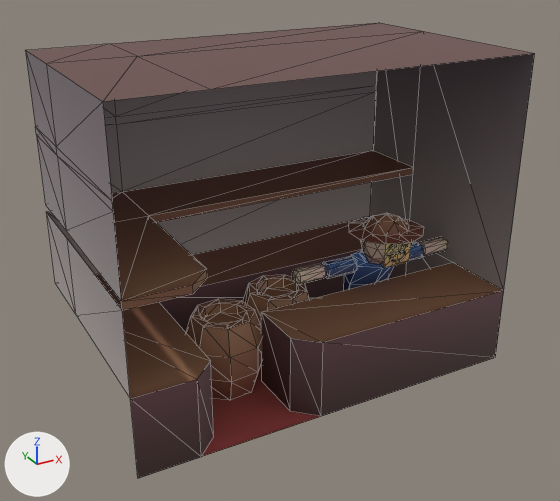
Renders of the glTF model tuasguessr/Assets/3D/ShopFront.glb from each side of a commit.
Both versions are drawn from a 50 mm lens placed at (-8.7, -13.91, 7.29), pointed at (-0.14, 1.66, -0.5). The axes (+X, +Y, +Z) are drawn at lower left. The lights are the same throughout. Mesh edges are drawn as thin lines. Where no turn or scale is listed for an object, it has been applied to the vertices. Vertices at the same position are counted once.

The first picture shows 'Cylinder', 'Cylinder.001', 'Desk', 'Seller man guy'.
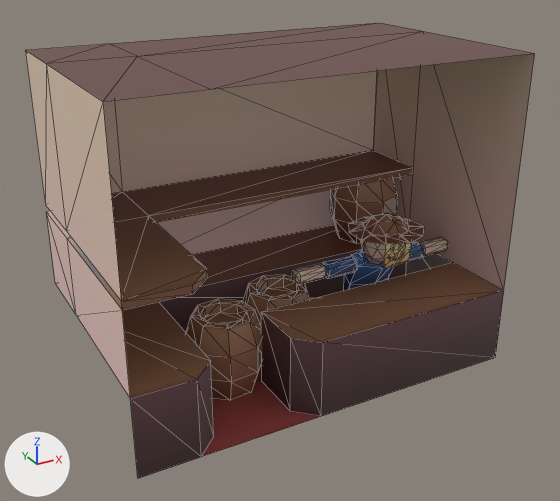
Commit message: Fixed shop guy

Location of each change, (x1, y1, x2, y2) in pixels of the pictures (560 x 501 px):
'Cylinder.002', added (brown): after (330, 178, 397, 244)
part 1 of me_cube_001, cut back: before (25, 50, 377, 300); after (25, 50, 377, 310)
part 2 of me_cube_001, surface changed (grey to brown): (46, 53, 535, 397) in both

What changed in the scene script:
```text
Change me_cube_001:
    used by ob_desk; location = (0.0, 0.0, 0.0)
    remove me_cube_001.from_pydata(...)  # 60 vertices, 87 faces; spans x -5.02..4.98, y -1.0..5.0, z -3.69..4.31
    add me_cube_001.from_pydata(...)  # 50 vertices, 78 faces; spans x -5.02..4.98, y -1.0..5.0, z -3.69..4.31
    me_cube_001 part 1
    10 vertices are removed from x -5.02..4.98, y -1.0..5.0, z 2.31..2.51
    24 faces are deleted
    15 new faces join them
    me_cube_001 part 2: 12 kept faces spanning x -5.02..4.98, y -1.0..5.0, z -1.69..4.31 get new texture (UV) coordinates
Add ob_cylinder_002:
    ob_cylinder_002 = bpy.data.objects.new('Cylinder.002', me_cylinder.copy())  # the mesh of ob_cylinder
    ob_cylinder_002.location = (3.93, 1.91, 2.02)
```
